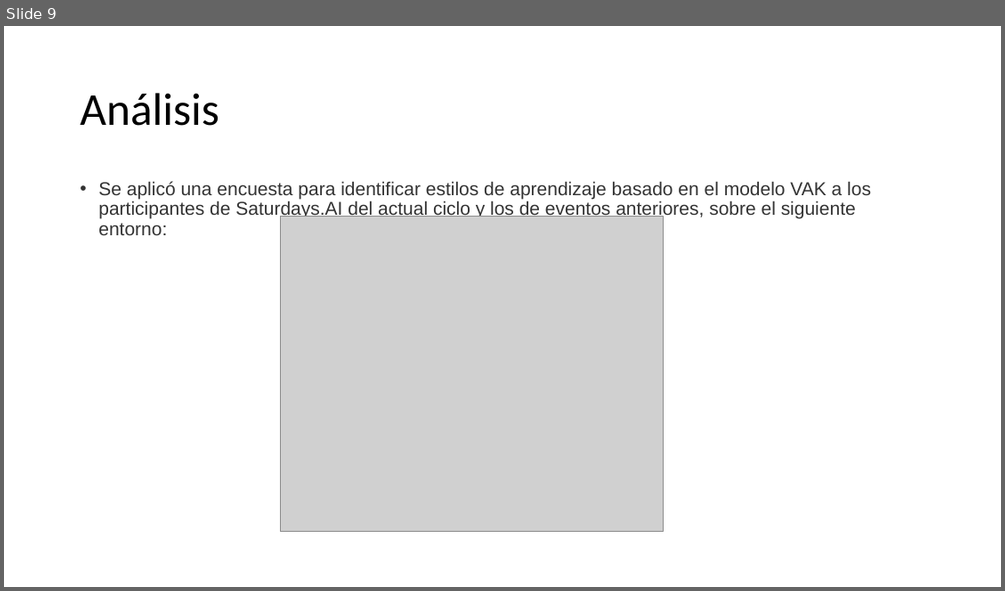
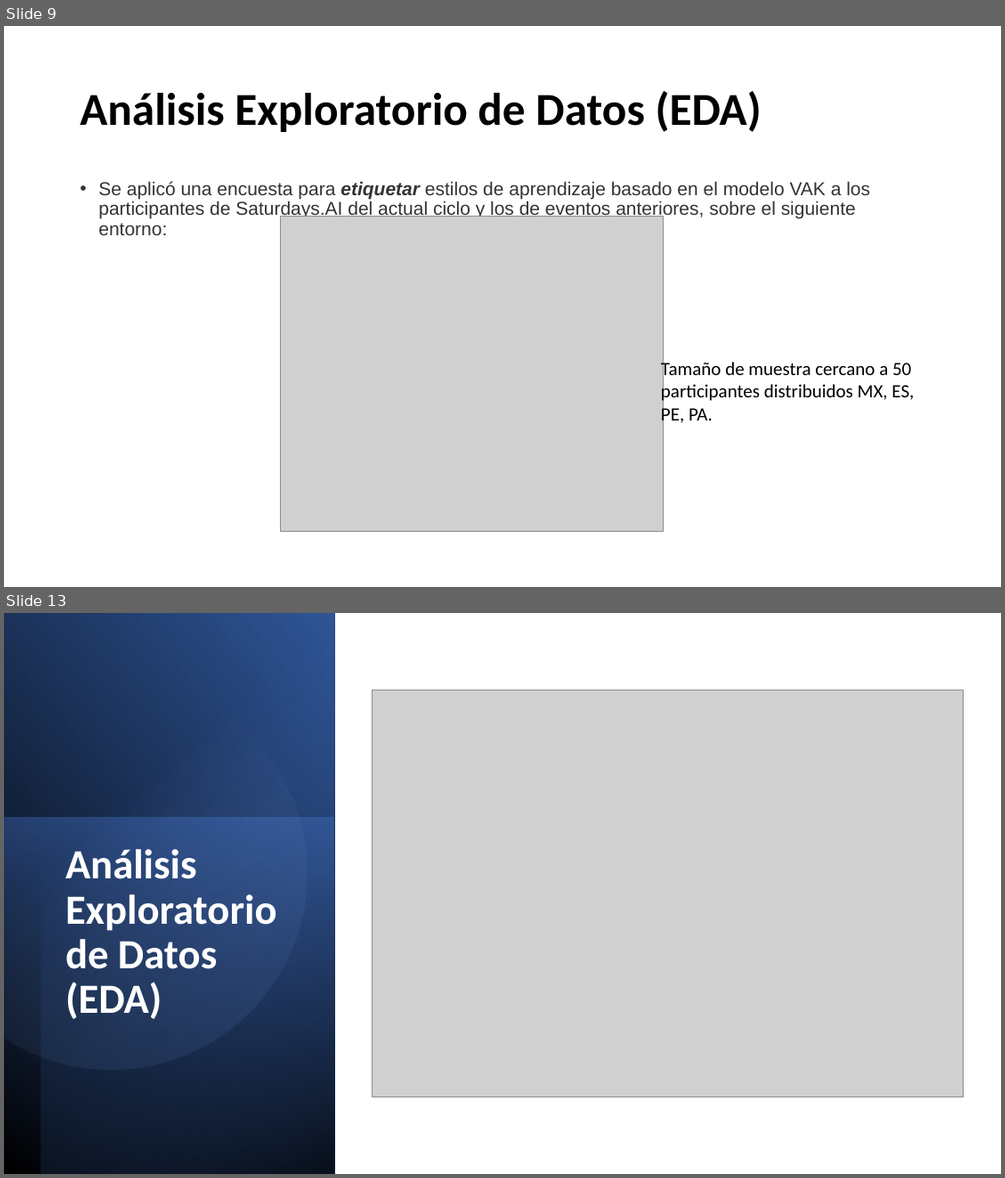
Before and after one commit to team-verde-mx/estilosdeaprendizaje, a slide deck: Demo.pptx. Shown one above the other, each under a label of ours: slide 9 before the commit, slides 9 and 13 after it; the slides between them are not shown. The pictures are 1005x591 and 1005x1178 pixels, drawn with LibreOffice and Linux fonts; fonts in the diff are those of the drawing; grey boxes stand for pictures; background and template pictures are left out. Boxes give left, top, right and bottom in pixels: in the first picture for what was removed or moved away, otherwise in the second. Text is boxed around its words. In the diff, an @@ line names an element or a change of style, - is before the commit and + after.

```diff
--- a/Demo.pptx
+++ b/Demo.pptx
@@ slide 13 added at (4, 613, 1001, 1174), background #FFFFFF @@
@@ rectangle added at (4, 613, 334, 1174), fill gradient #000000 to #2F5597 @@
@@ rectangle added at (41, 613, 334, 1174), fill gradient #000000 to #4472C4 @@
@@ freeform shape added at (4, 652, 342, 1104), fill gradient #8FAADC to #2F5597 @@
@@ picture added at (372, 690, 963, 1097) @@
@@ rectangle added at (4, 818, 334, 1174), fill gradient #4472C4 to #203864 @@
@@ title added at (65, 849, 277, 1019), 40 pt, text #FFFFFF, bold @@
+Análisis Exploratorio de Datos (EDA)
@@ slide 9 changed as well @@
@@ title at (80, 91, 761, 132): text changed; bold on @@
-Análisis
+Análisis Exploratorio de Datos (EDA)
@@ text at (98, 181, 870, 235): text changed @@
-• Se aplicó una encuesta para identificar estilos de aprendizaje basado en el modelo VAK a los participantes de Saturdays.AI del actual ciclo y los de eventos anteriores, sobre el siguiente entorno:
+• Se aplicó una encuesta para etiquetar estilos de aprendizaje basado en el modelo VAK a los participantes de Saturdays.AI del actual ciclo y los de eventos anteriores, sobre el siguiente entorno:
@@ text added at (661, 360, 914, 426), 18 pt, text #000000 @@
+Tamaño de muestra cercano a 50 participantes distribuidos MX, ES, PE, PA.
```
Also in this commit, not shown: 5 other slides changed, 8 other slides added, 6 slides removed, 2 other files.
